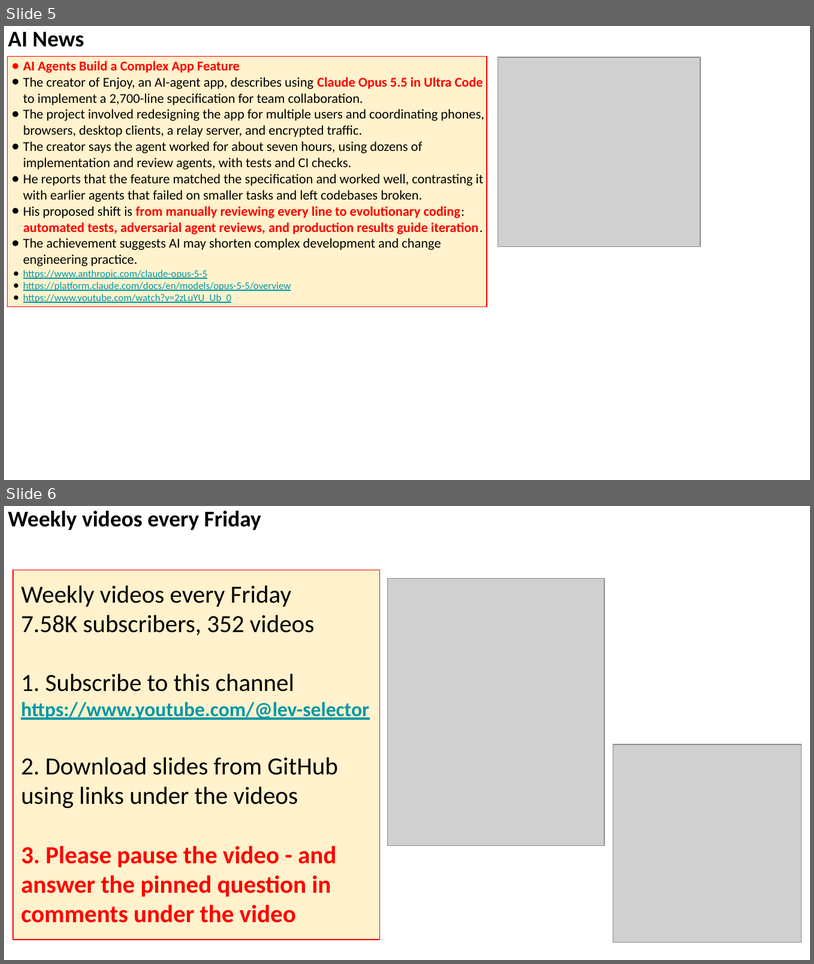
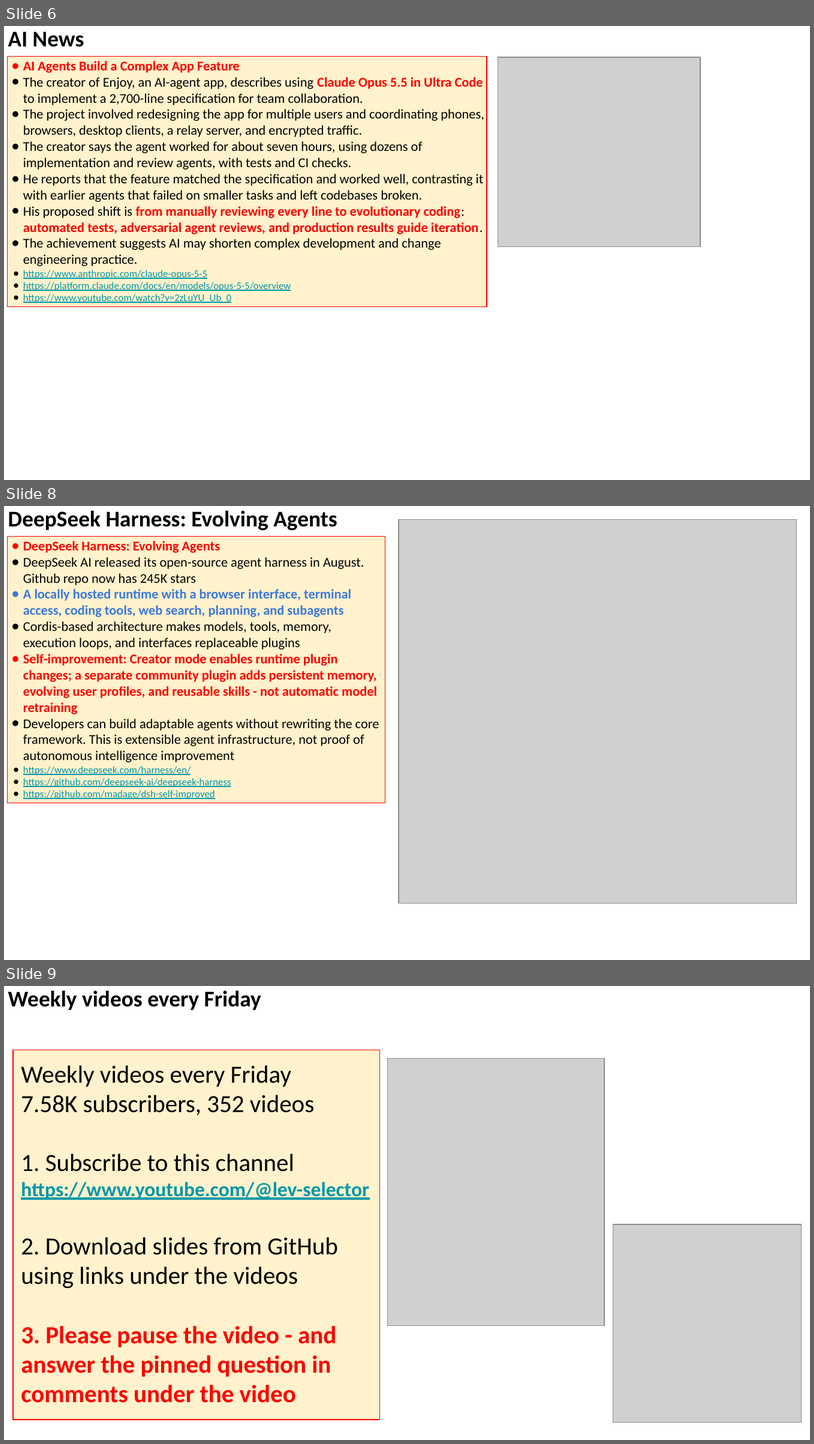
Before and after one commit to lselector/seminar, a slide deck: 2026/2026-10-09-AI-News.pptx. Shown one above the other, each under a label of ours: slides 5 and 6 before the commit, slides 6, 8 and 9 after it; the slides between them are not shown. The pictures are 814x964 and 814x1444 pixels, drawn with LibreOffice and Linux fonts; fonts in the diff are those of the drawing; grey boxes stand for pictures. Boxes give left, top, right and bottom in pixels: in the first picture for what was removed or moved away, otherwise in the second. Text is boxed around its words. In the diff, an @@ line names an element or a change of style, - is before the commit and + after.

```diff
--- a/2026/2026-10-09-AI-News.pptx
+++ b/2026/2026-10-09-AI-News.pptx
@@ slide 8 added at <box>4,506,810,960</box>, background #FFFFFF @@
@@ text added at <box>8,510,337,531</box>, 20 pt, text #000000, bold @@
+DeepSeek Harness: Evolving Agents
@@ picture added at <box>399,520,797,904</box> @@
@@ rectangle added at <box>7,537,386,803</box>, fill #FFF2CC, outline #FF0000 0.75 pt, 12 pt, text #000000 @@
+● DeepSeek Harness: Evolving Agents
+● DeepSeek AI released its open-source agent harness in August. Github repo now has 245K stars
+● A locally hosted runtime with a browser interface, terminal access, coding tools, web search, planning, and subagents
+● Cordis-based architecture makes models, tools, memory, execution loops, and interfaces replaceable plugins
+● Self-improvement: Creator mode enables runtime plugin changes; a separate community plugin adds persistent memory, evolving user profiles, and reusable skills - not automatic model retraining
+● Developers can build adaptable agents without rewriting the core framework. This is extensible agent infrastructure, not proof of autonomous intelligence improvement
+● https://www.deepseek.com/harness/en/
+● https://github.com/deepseek-ai/deepseek-harness
+● https://github.com/madage/dsh-self-improved
@@ what was slide 5 is now slide 6 @@
@@ what was slide 6 is now slide 9 @@
```
Also in this commit, not shown: 6 slides changed, 7 other slides added.
